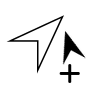
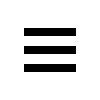
Layered file, before and after one edit (100 × 100). Changes by layer:
hid "Pasted Layer" over [59,64,80,83]
hid "Icon #2" over [6,15,86,74]
added layer "Layer #1" above "Layer #3" over [24,28,76,72]
